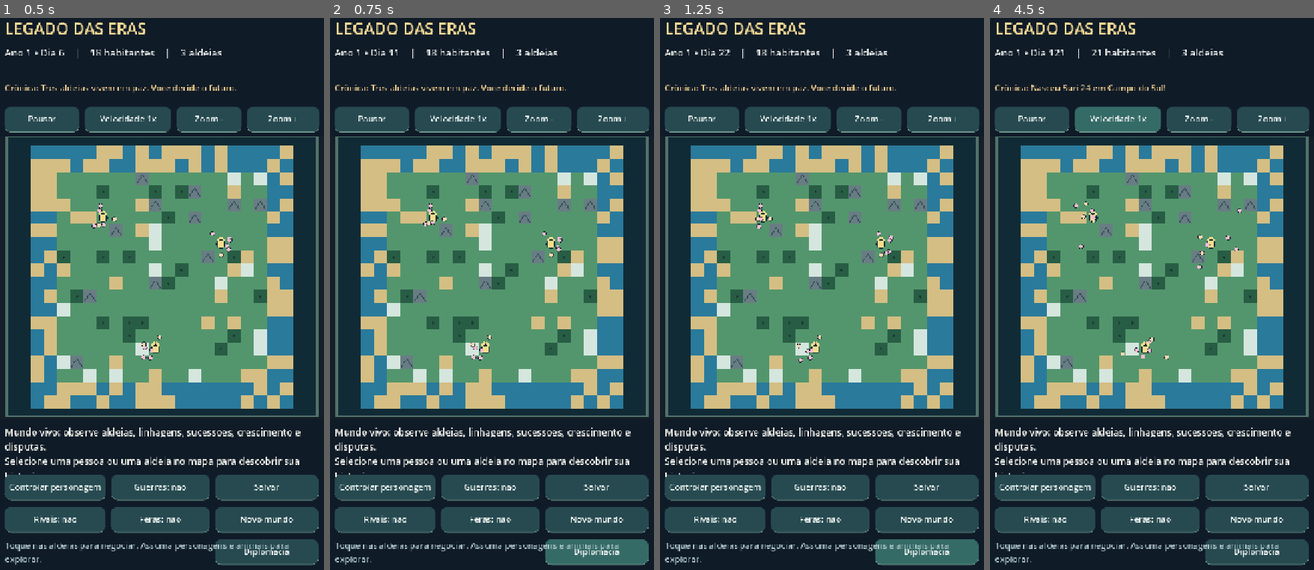
Above: before the commit, frames 1-4 (left to right).
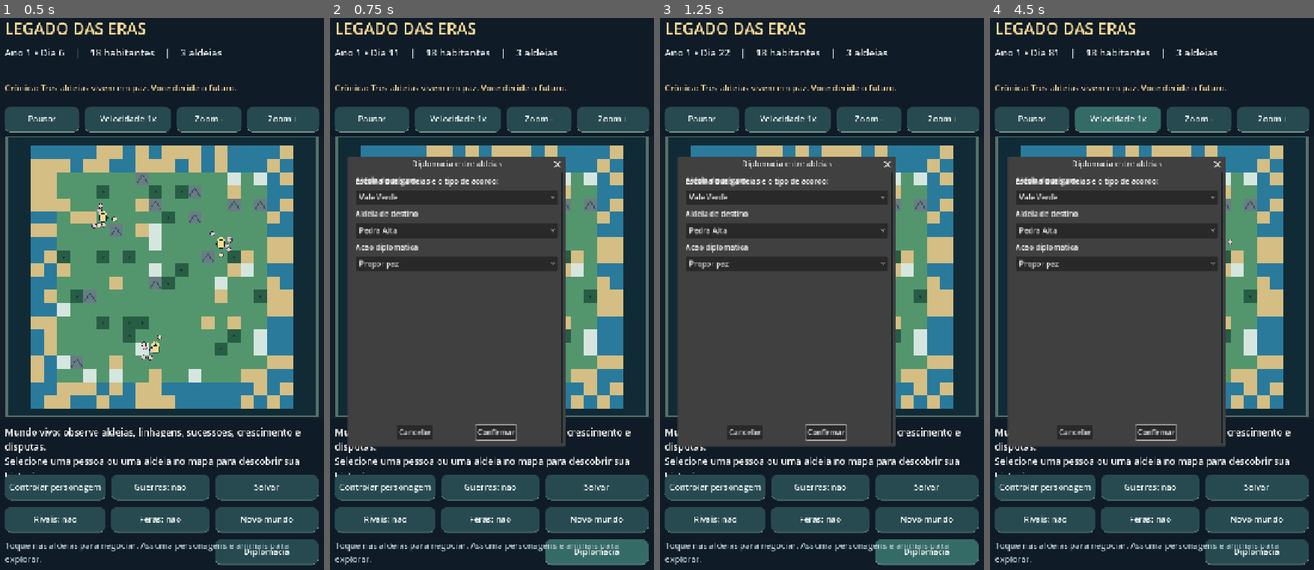
Above: after the commit, the same moments.

Repository: contateste123455667788994321-max/legados-das-eras
Game: Godot game, scene res://scenes/Main.tscn
Same seed, same stepped clock (60 frames per second), same inputs: the game is played once before the commit and once after it.
Inputs:
- Up to frame 1 (0.5 s): no input
- Up to frame 2 (0.75 s): click "Diplomacia" at 0.5 s
- Up to frame 3 (1.25 s): no input
- Up to frame 4 (4.5 s): click "Pausar" at 1.25 s; click "Retomar" (after the commit: "Pausar") at 2 s; click "Velocidade 1x" at 2.75 s; click "Velocidade 2x" (after the commit: "Velocidade 1x") at 3.5 s; click "Velocidade 4x" (after the commit: "Velocidade 1x") at 4.25 s

Frame 1 is identical in both runs. In frame 2, 35% of the frame differs, in the area x 5-73%, y 25-78%; in frame 3, 35%; in frame 4, 36%, in the area x 5-78%, y 5-78%.
Error before the commit: Invalid call. Nonexistent function 'get_vbox' in base 'ConfirmationDialog'. (res://scripts/main.gd:413)

Commit message:
fix: place diplomacy controls in an explicit VBoxContainer supported by Godot 4

Diff:
--- a/scripts/main.gd
+++ b/scripts/main.gd
@@ -392,6 +392,11 @@
 	dialog.dialog_text = "Escolha duas aldeias e o tipo de acordo:"
 	dialog.ok_button_text = "Confirmar"
 	dialog.cancel_button_text = "Cancelar"
+	var body := VBoxContainer.new()
+	body.position = Vector2(24, 116)
+	body.size = Vector2(540, 320)
+	body.add_theme_constant_override("separation", 9)
+	dialog.add_child(body)
 	var first_picker := OptionButton.new()
 	var second_picker := OptionButton.new()
 	var action_picker := OptionButton.new()
@@ -410,11 +415,11 @@
 	for label_text in ["Aldeia de origem", "Aldeia de destino", "Acao diplomatica"]:
 		var label := Label.new()
 		label.text = label_text
-		dialog.get_vbox().add_child(label)
+		body.add_child(label)
 		match label_text:
-			"Aldeia de origem": dialog.get_vbox().add_child(first_picker)
-			"Aldeia de destino": dialog.get_vbox().add_child(second_picker)
-			"Acao diplomatica": dialog.get_vbox().add_child(action_picker)
+			"Aldeia de origem": body.add_child(first_picker)
+			"Aldeia de destino": body.add_child(second_picker)
+			"Acao diplomatica": body.add_child(action_picker)
 	dialog.confirmed.connect(func() -> void:
 		var from_id := first_picker.get_selected_id()
 		var to_id := second_picker.get_selected_id()
